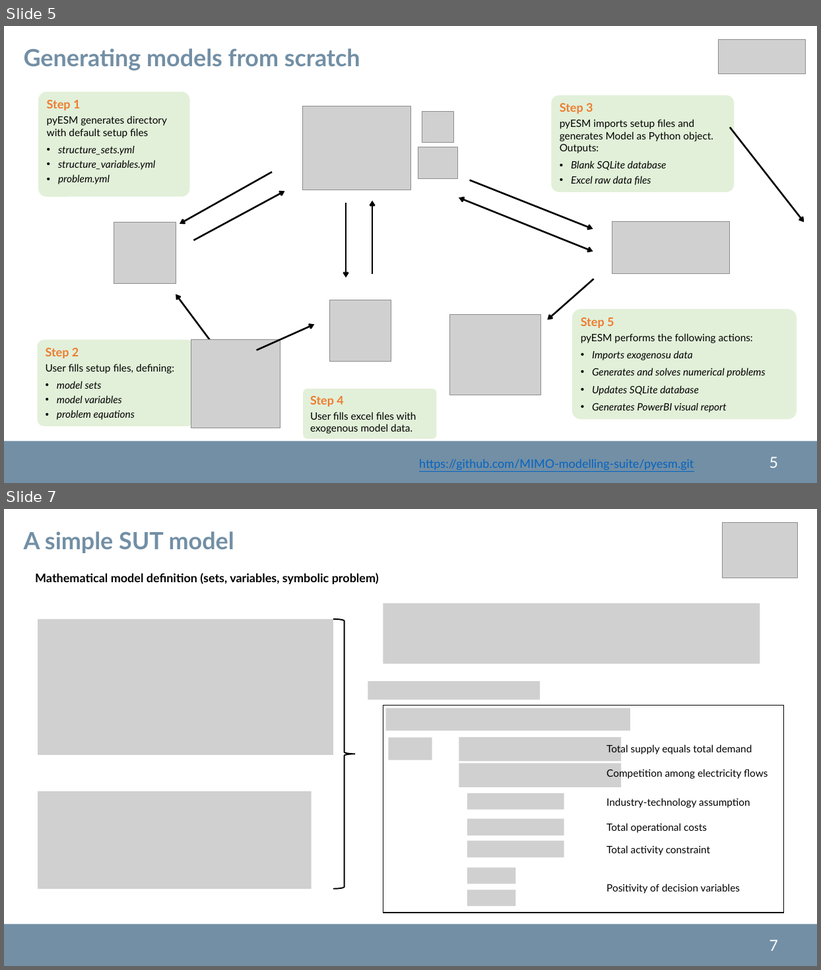
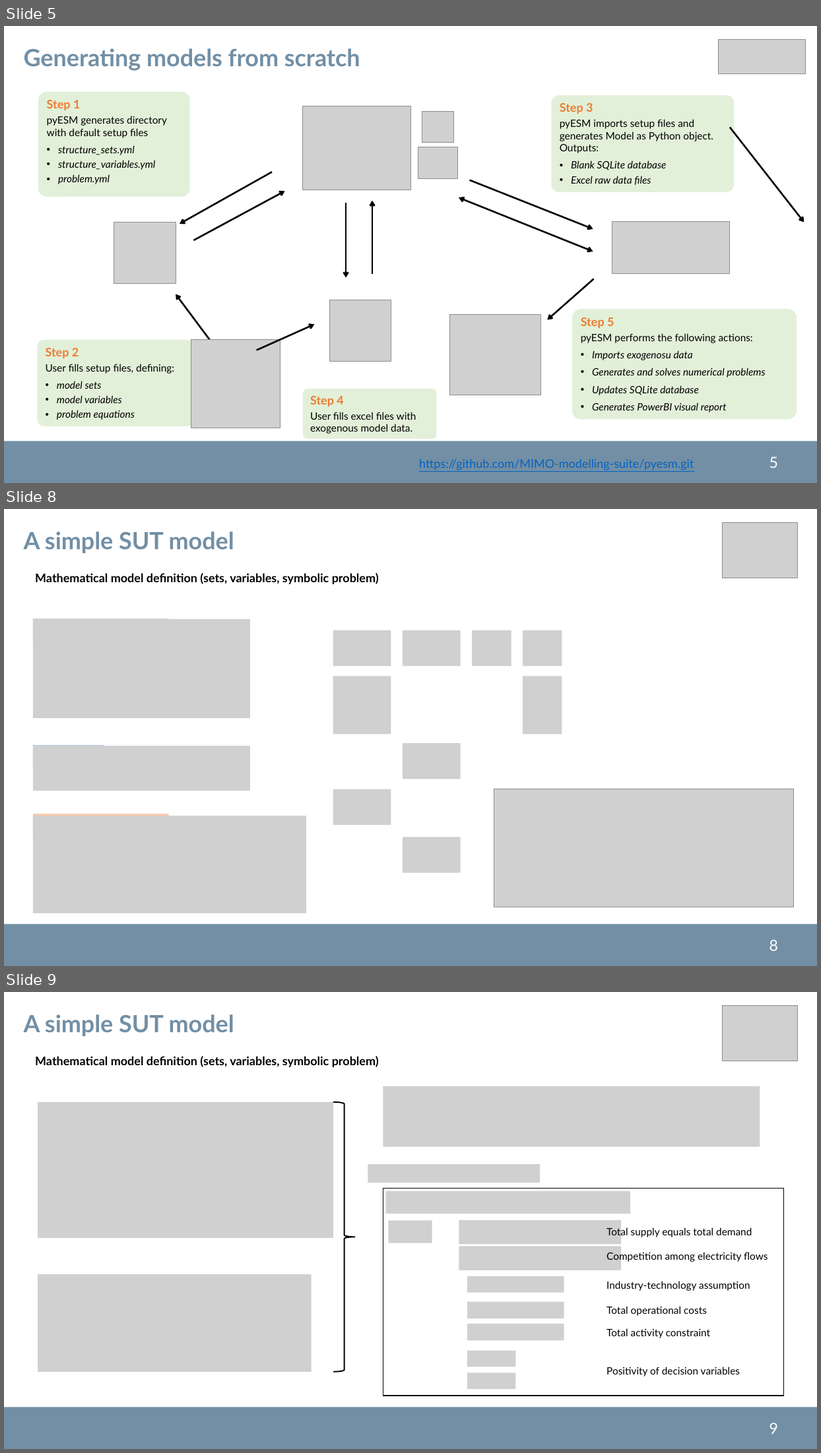
Before and after one commit to pyESM-project/pyesm, a slide deck: doc/pyesm.pptx. Shown one above the other, each under a label of ours: slides 5 and 7 before the commit, slides 5, 8 and 9 after it; the slides between them are not shown. The pictures are 821x970 and 821x1453 pixels, drawn with LibreOffice and Linux fonts; fonts in the diff are those of the drawing; grey boxes stand for pictures; background and template pictures are left out. Boxes give left, top, right and bottom in pixels: in the first picture for what was removed or moved away, otherwise in the second. Text is boxed around its words. In the diff, an @@ line names an element or a change of style, - is before the commit and + after.

Commit message:
Adding special identity matrix to constants (for rcot problems). Adding this constant implies adding some additional methods in database, variables and util_constants modules. Generating the constant_generation directory in tests_integration. Improving pptx presenation of the package.

```diff
--- a/doc/pyesm.pptx
+++ b/doc/pyesm.pptx
@@ slide 8 added at (4, 509, 817, 966), background #FFFFFF; not listed: 2 template elements that a slide beside it also shows @@
@@ picture added at (723, 522, 797, 578) @@
@@ text added at (24, 531, 234, 553), 28 pt, text #728FA5, bold @@
+A simple SUT model
@@ text added at (35, 573, 379, 584), 14 pt, text #000000, bold @@
+  Mathematical model definition (sets, variables, symbolic problem)
@@ rectangle added at (32, 619, 169, 642), fill #D9D9D9 @@
@@ picture added at (32, 619, 250, 719) @@
@@ picture added at (333, 630, 391, 666) @@
@@ picture added at (403, 630, 460, 666) @@
@@ picture added at (472, 630, 511, 666) @@
@@ picture added at (523, 630, 562, 666) @@
@@ picture added at (333, 676, 391, 734) @@
@@ picture added at (523, 676, 562, 734) @@
@@ rectangle added at (32, 745, 104, 768), fill #B4C7E7 @@
@@ picture added at (403, 743, 460, 779) @@
@@ picture added at (32, 747, 250, 791) @@
@@ picture added at (333, 789, 391, 826) @@
@@ picture added at (494, 789, 794, 908) @@
@@ rectangle added at (32, 814, 169, 837), fill #F8CBAD @@
@@ picture added at (32, 816, 306, 914) @@
@@ picture added at (403, 837, 460, 873) @@
@@ what was slide 7 is now slide 9 @@
@@ page number at (770, 1423, 778, 1434): text changed @@
-7
+9
```
Also in this commit, not shown: 3 slides changed, 1 other slide added, 12 other files.
